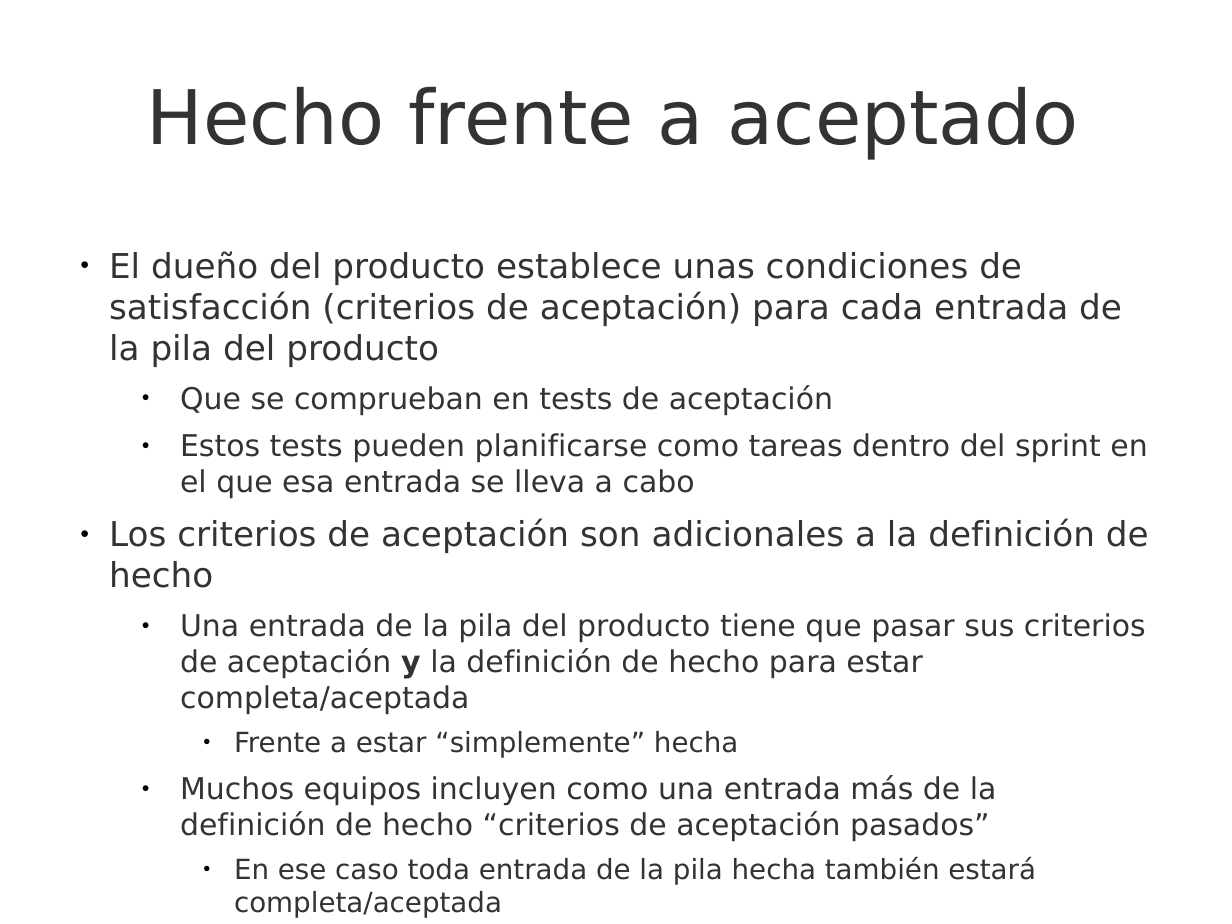
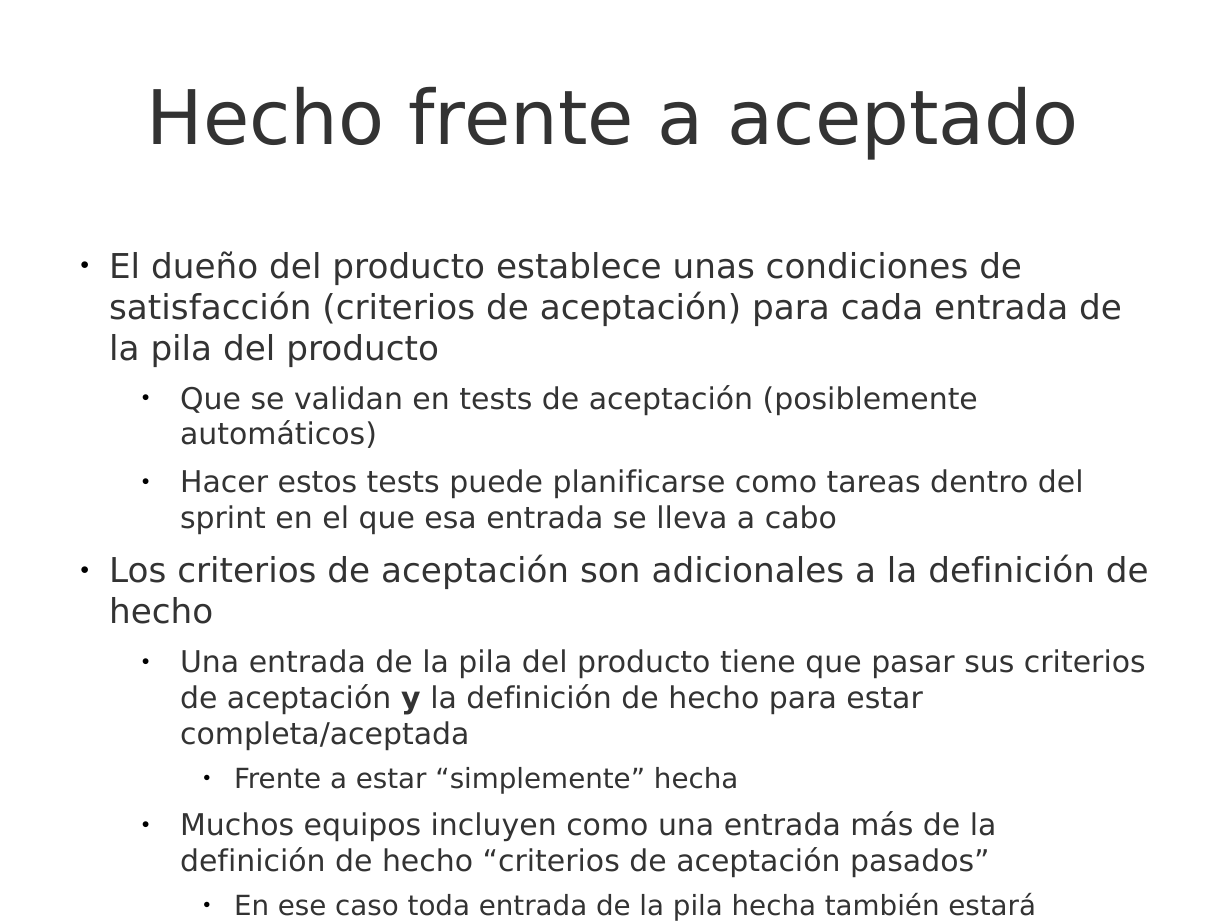
Before and after one commit to UNIZAR-30248-GeProSoft/scrum-slides, a slide deck: slide 29 of 7i_GPS-S03-Scrum-Sprints.odp. Drawn at 1232x924 pixels with LibreOffice and Linux fonts; fonts in the diff are those of the drawing; background and template pictures are left out. Boxes give left, top, right and bottom in pixels: in the first picture for what was removed or moved away, otherwise in the second. Text is boxed around its words. In the diff, an @@ line names an element or a change of style, - is before the commit and + after.

Commit message:
Minor changes to Sprints

```diff
--- a/7i_GPS-S03-Scrum-Sprints.odp
+++ b/7i_GPS-S03-Scrum-Sprints.odp
@@ text at [180, 385, 1084, 535]: text changed @@
-  ● Que se comprueban en tests de aceptación
-  ● Estos tests pueden planificarse como tareas dentro del sprint en el que esa entrada se lleva a cabo
+  ● Que se validan en tests de aceptación (posiblemente automáticos)
+  ● Hacer estos tests puede planificarse como tareas dentro del sprint en el que esa entrada se lleva a cabo
@@ text at [180, 871, 799, 890]: text changed @@
-Salvo que se indique lo contrario, este trabajo es © 2018 Rubén Béjar http://www.rubenbejar.com
+Salvo que se indique lo contrario, este trabajo es © 28/09/2020 Rubén Béjar http://www.rubenbejar.com
```
Also in this commit, not shown: 28 other slides changed, 1 slide added, 1 other file.
